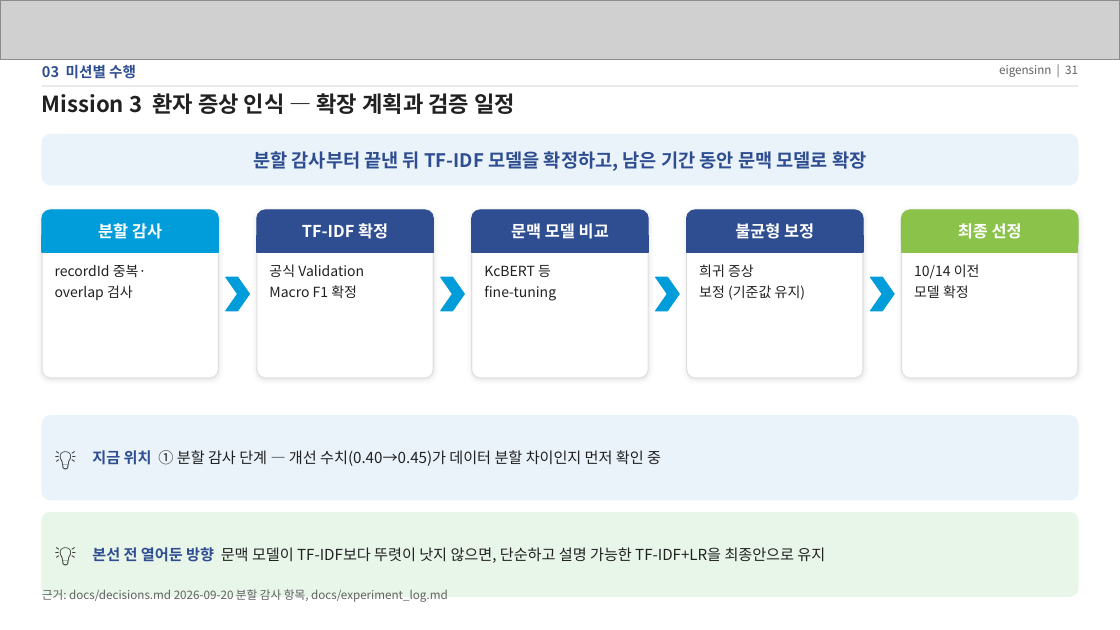
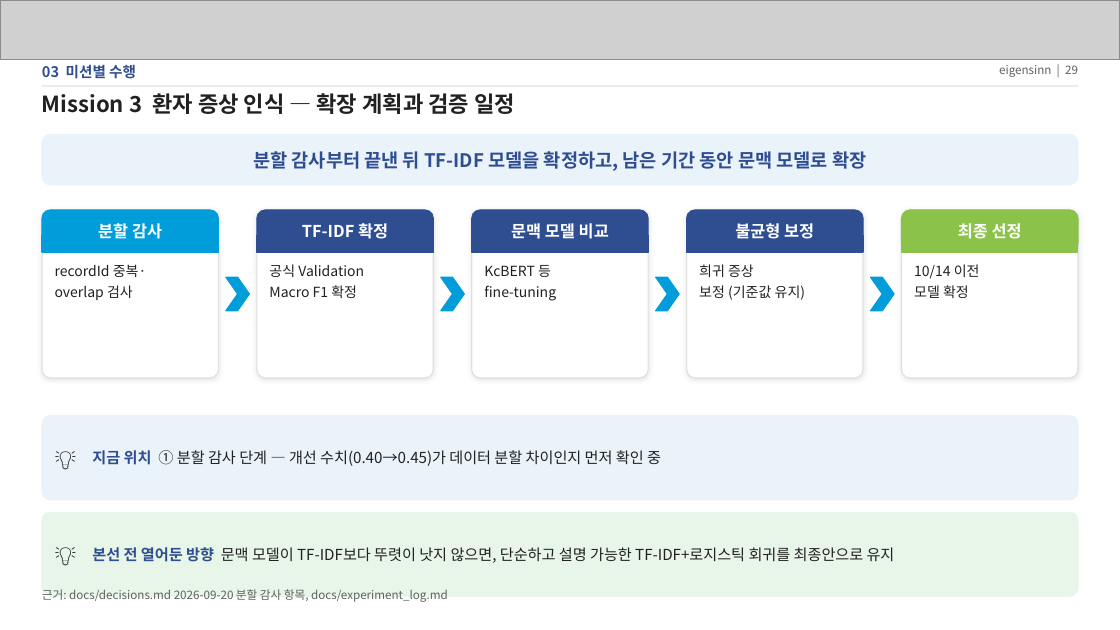
Before and after one commit to eigensinn-dcc2026/prelim, a slide deck: slide 29 of ppt/DCC2026_예선_결과정리.pptx (slide 31 before the commit). Drawn at 1120x630 pixels with LibreOffice and Linux fonts; fonts in the diff are those of the drawing; grey boxes stand for pictures. Boxes give left, top, right and bottom in pixels: in the first picture for what was removed or moved away, otherwise in the second. Text is boxed around its words. In the diff, an @@ line names an element or a change of style, - is before the commit and + after.

```diff
--- a/ppt/DCC2026_예선_결과정리.pptx
+++ b/ppt/DCC2026_예선_결과정리.pptx
@@ text at (x1=999, y1=65, x2=1078, y2=77): text changed @@
-eigensinn | 31
+eigensinn | 29
@@ text at (x1=92, y1=547, x2=895, y2=563): text changed @@
-본선 전 열어둔 방향 문맥 모델이 TF-IDF보다 뚜렷이 낫지 않으면, 단순하고 설명 가능한 TF-IDF+LR을 최종안으로 유지
+본선 전 열어둔 방향 문맥 모델이 TF-IDF보다 뚜렷이 낫지 않으면, 단순하고 설명 가능한 TF-IDF+로지스틱 회귀를 최종안으로 유지
```
Also in this commit, not shown: 23 other slides changed, 2 slides removed, 1 other file.
